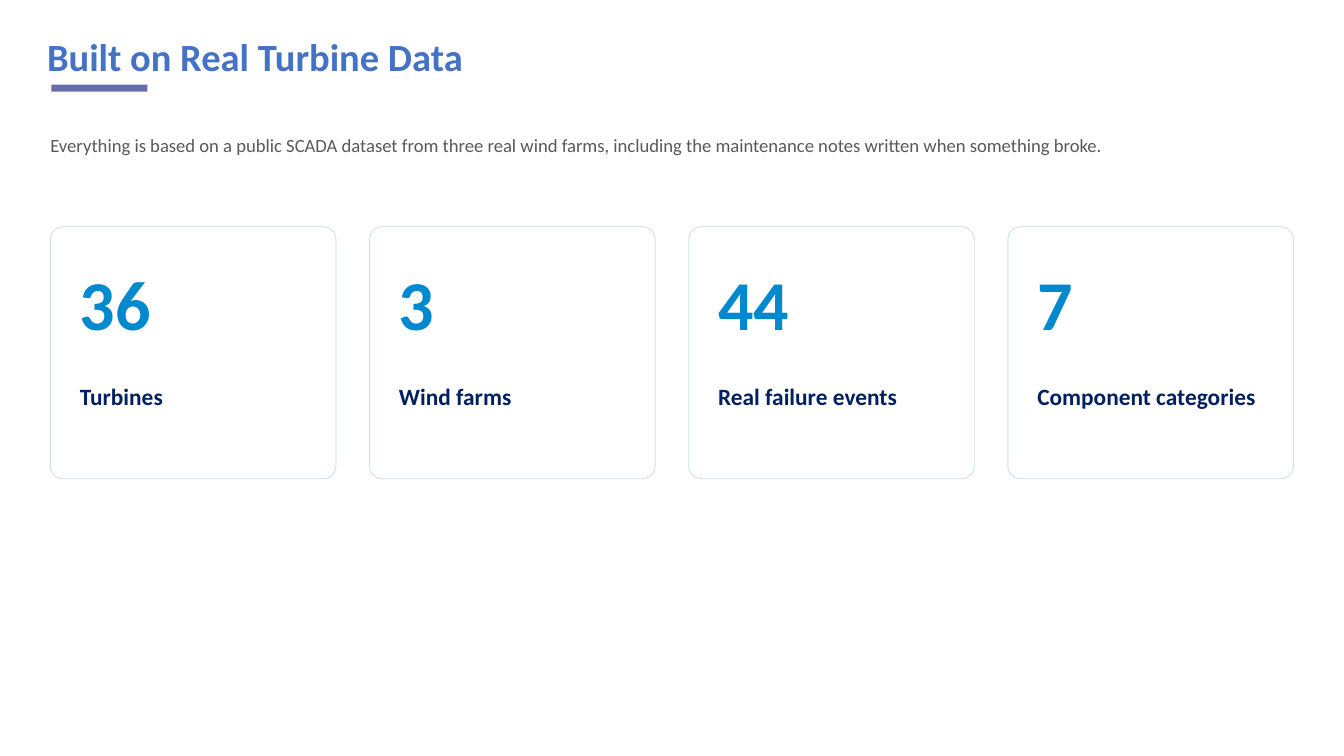
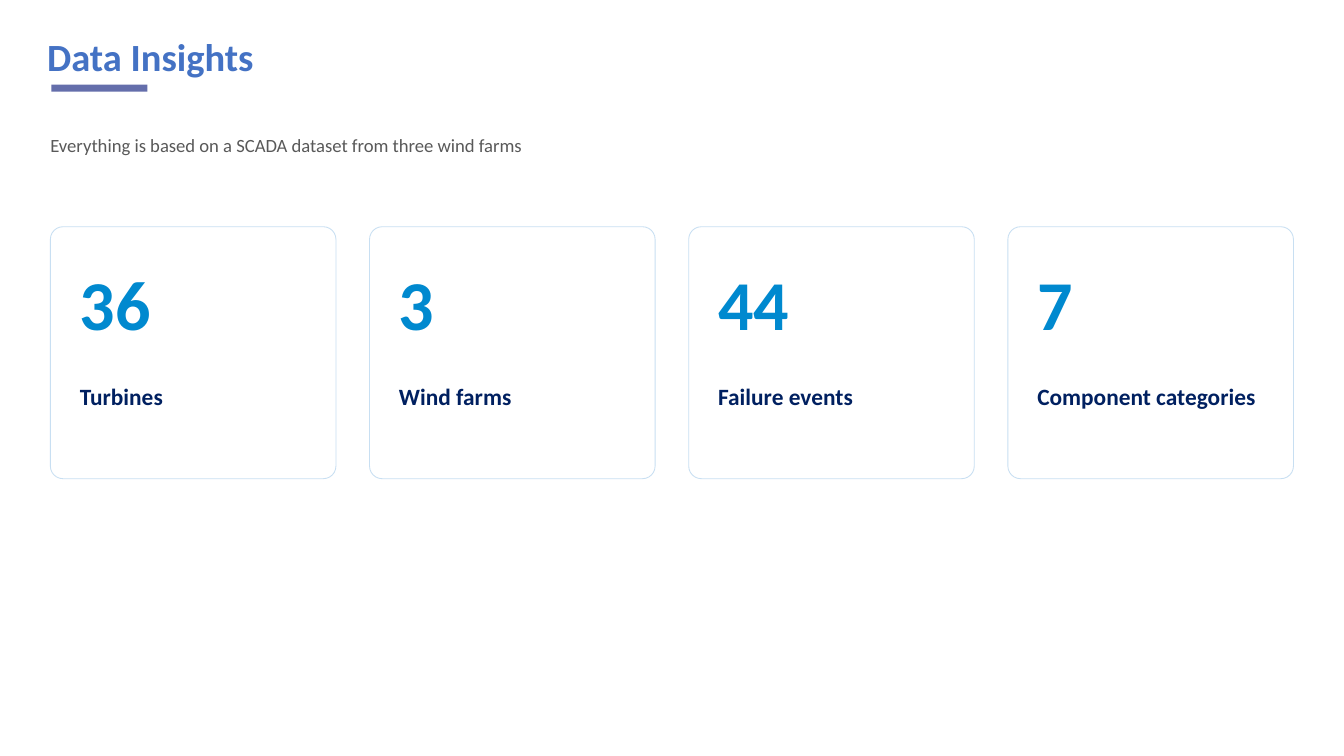
Before and after one commit to sd-umeshnikam/wind-turbine-pdm1, a slide deck: slide 6 of docs/deliverables/Project_Demo_Deck.pptx (slide 5 before the commit). Drawn at 1344x756 pixels with LibreOffice and Linux fonts; fonts in the diff are those of the drawing; background and template pictures are left out. Boxes give left, top, right and bottom in pixels: in the first picture for what was removed or moved away, otherwise in the second. Text is boxed around its words. In the diff, an @@ line names an element or a change of style, - is before the commit and + after.

```diff
--- a/docs/deliverables/Project_Demo_Deck.pptx
+++ b/docs/deliverables/Project_Demo_Deck.pptx
@@ title at (47,44,254,78): text changed @@
-Built on Real Turbine Data
+Data Insights
@@ text at (50,139,522,155): text changed @@
-Everything is based on a public SCADA dataset from three real wind farms, including the maintenance notes written when something broke.
+Everything is based on a SCADA dataset from three wind farms
@@ text at (718,388,853,405): text changed @@
-Real failure events
+Failure events
```
Also in this commit, not shown: 9 other slides changed, 1 slide added, 2 other files.
